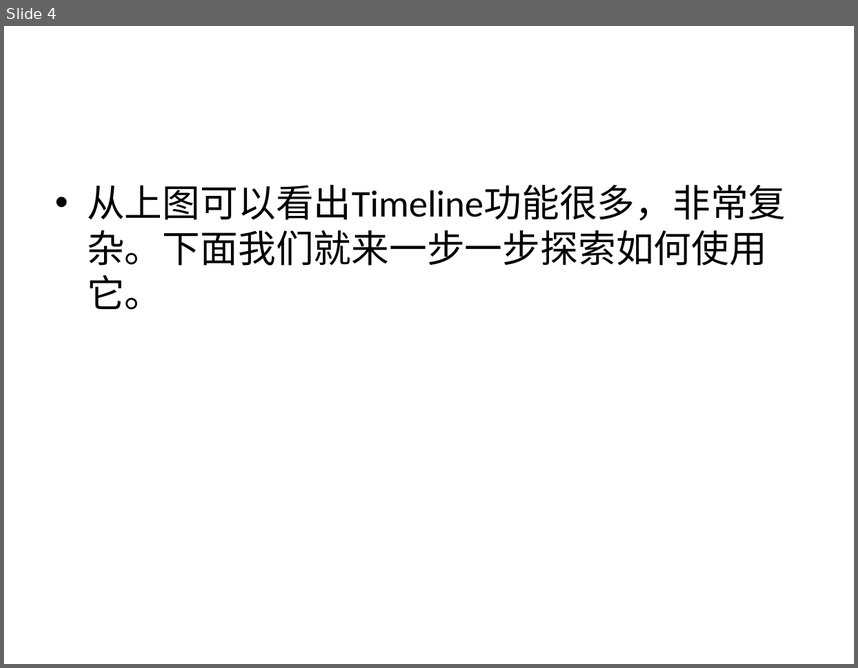
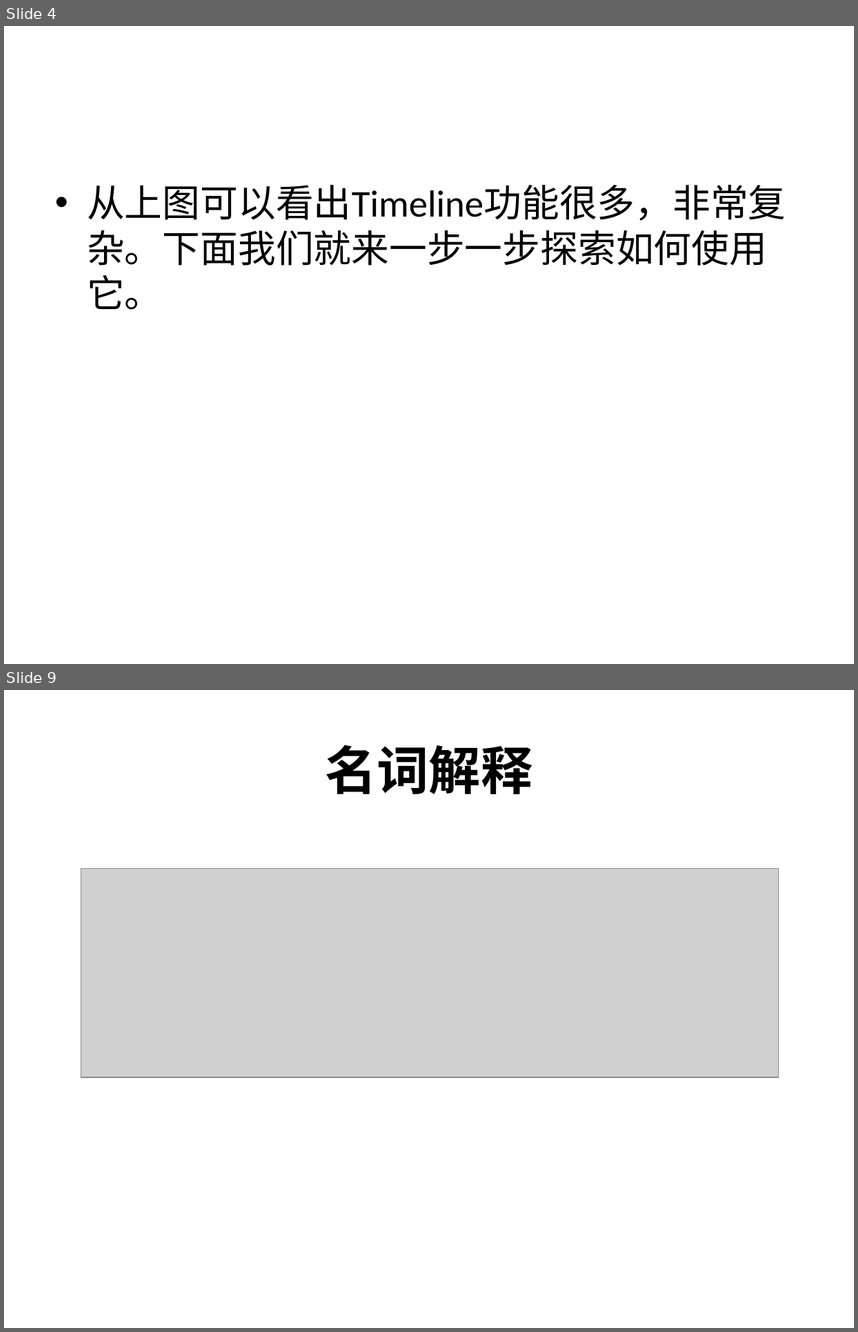
Before and after one commit to lazy-lazy/yolo, a slide deck: public/images/使用chrome进行渲染分析.pptx. Shown one above the other, each under a label of ours: slide 4 before the commit, slides 4 and 9 after it; the slides between them are not shown. The pictures are 858x668 and 858x1332 pixels, drawn with LibreOffice and Linux fonts; fonts in the diff are those of the drawing; grey boxes stand for pictures; background and template pictures are left out. Boxes give left, top, right and bottom in pixels: in the first picture for what was removed or moved away, otherwise in the second. Text is boxed around its words. In the diff, an @@ line names an element or a change of style, - is before the commit and + after.

```diff
--- a/public/images/使用chrome进行渲染分析.pptx
+++ b/public/images/使用chrome进行渲染分析.pptx
@@ slide 9 added at (4,690,854,1328), background picture (left out) @@
@@ title added at (325,745,533,794), 44 pt, text #000000, bold @@
+名词解释
@@ picture added at (81,869,780,1078) @@
```
Also in this commit, not shown: 1 slide changed, 13 other slides added, 1 slide removed.
